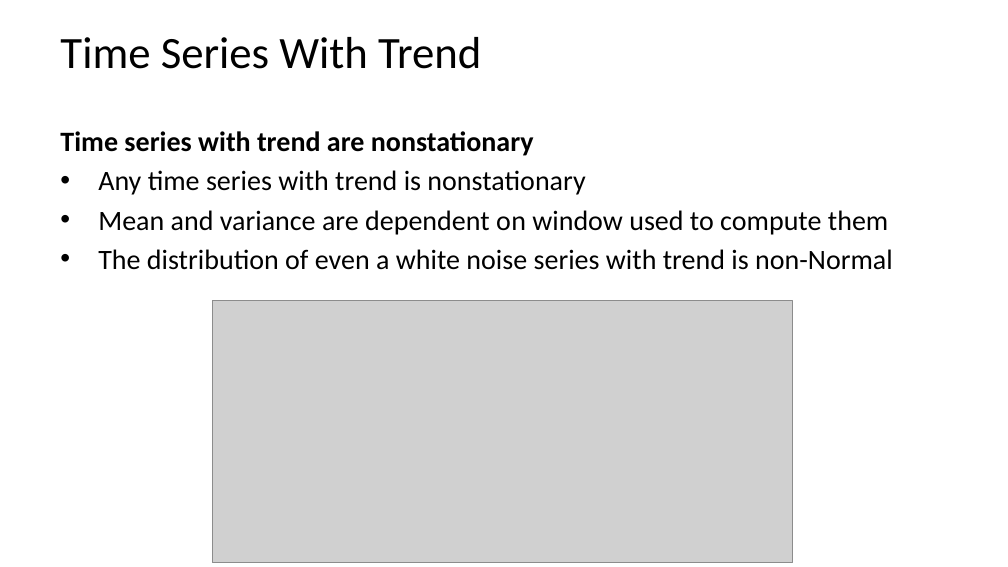
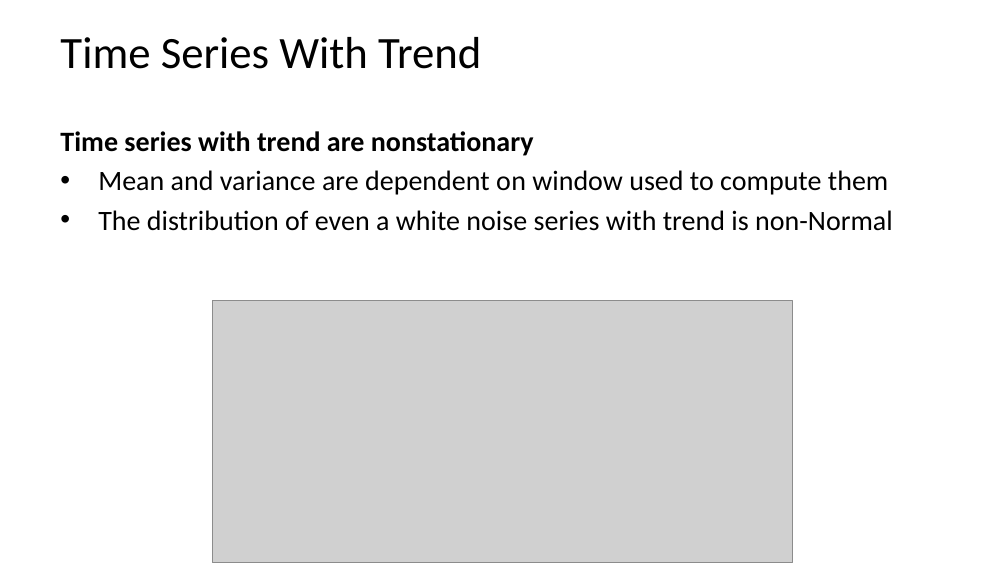
Before and after one commit to StephenElston/CSCI-E-83, a slide deck: slide 37 of LectureSlides/11_PropertiesOfTimeSeries.pptx (slide 36 before the commit). Drawn at 1008x567 pixels with LibreOffice and Linux fonts; fonts in the diff are those of the drawing; grey boxes stand for pictures. Boxes give left, top, right and bottom in pixels: in the first picture for what was removed or moved away, otherwise in the second. Text is boxed around its words. In the diff, an @@ line names an element or a change of style, - is before the commit and + after.

```diff
--- a/LectureSlides/11_PropertiesOfTimeSeries.pptx
+++ b/LectureSlides/11_PropertiesOfTimeSeries.pptx
@@ text at (98,170,585,195): paragraph removed @@
-• Any time series with trend is nonstationary
```
Also in this commit, not shown: 12 other slides changed, 2 slides added.
